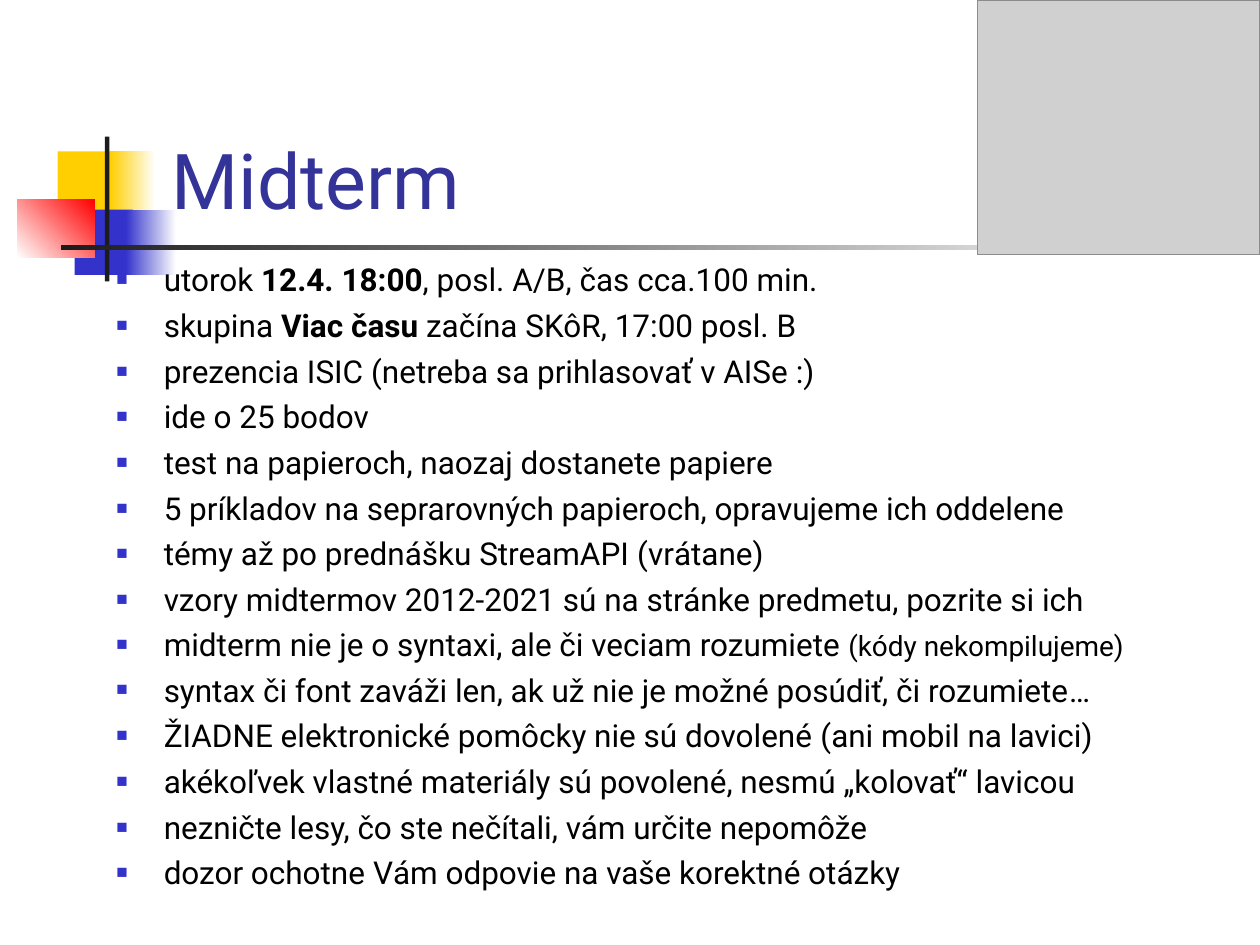
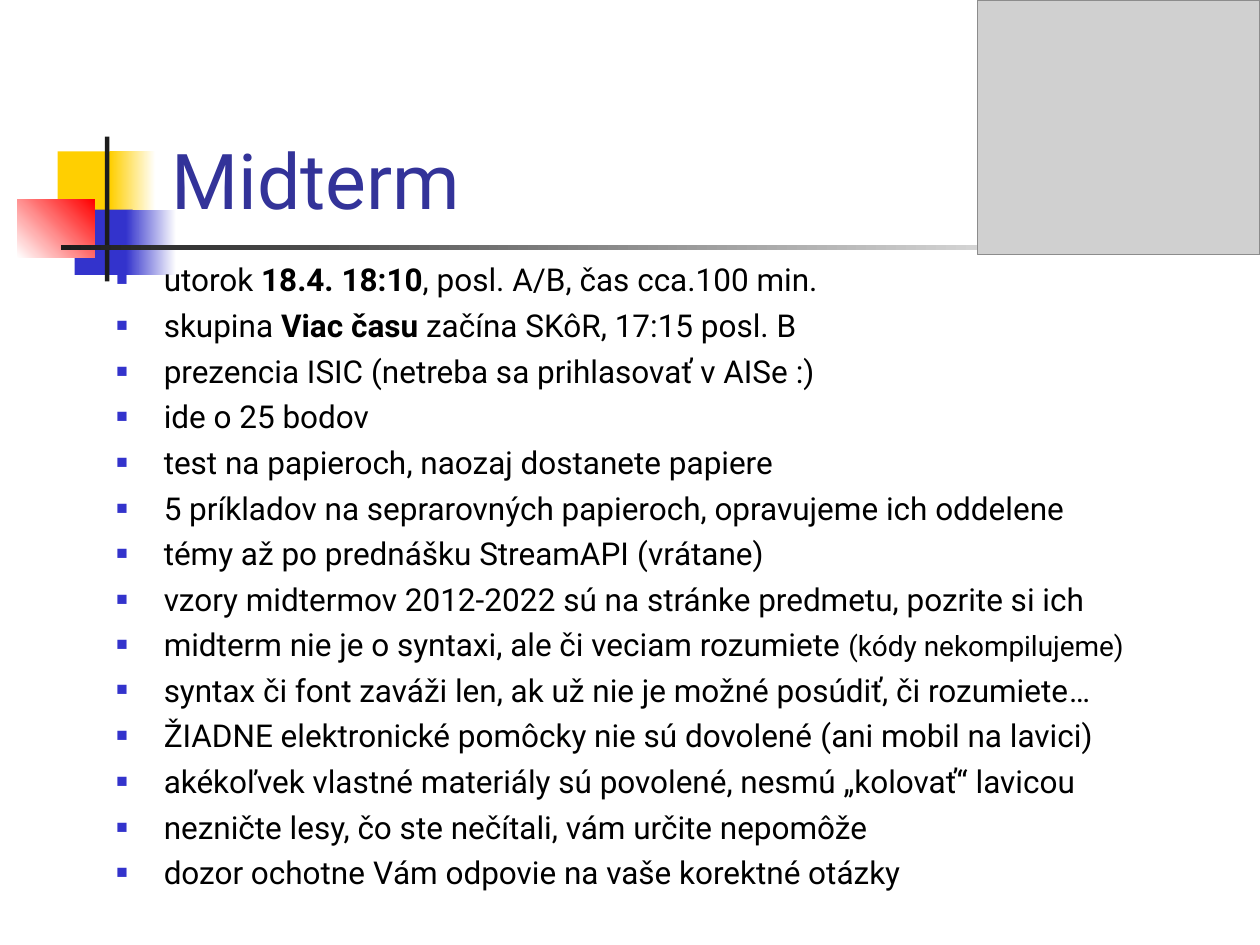
Before and after one commit to Programovanie4/Prednasky, a slide deck: slide 1 of 08/08_java_intro.ppt. Drawn at 1260x945 pixels with LibreOffice and Linux fonts; fonts in the diff are those of the drawing; grey boxes stand for pictures. Boxes give left, top, right and bottom in pixels: in the first picture for what was removed or moved away, otherwise in the second. Text is boxed around its words. In the diff, an @@ line names an element or a change of style, - is before the commit and + after.

```diff
--- a/08/08_java_intro.ppt
+++ b/08/08_java_intro.ppt
@@ text at <box>164,263,818,344</box>: text changed @@
-■ utorok 12.4. 18:00, posl. A/B, čas cca.100 min.
-■ skupina Viac času začína SKôR, 17:00 posl. B
+■ utorok 18.4. 18:10, posl. A/B, čas cca.100 min.
+■ skupina Viac času začína SKôR, 17:15 posl. B
@@ text at <box>164,587,1083,618</box>: text changed @@
-■ vzory midtermov 2012-2021 sú na stránke predmetu, pozrite si ich
+■ vzory midtermov 2012-2022 sú na stránke predmetu, pozrite si ich
```
Also in this commit, not shown: 3 slides added, 8 slides removed, 4 other files.
